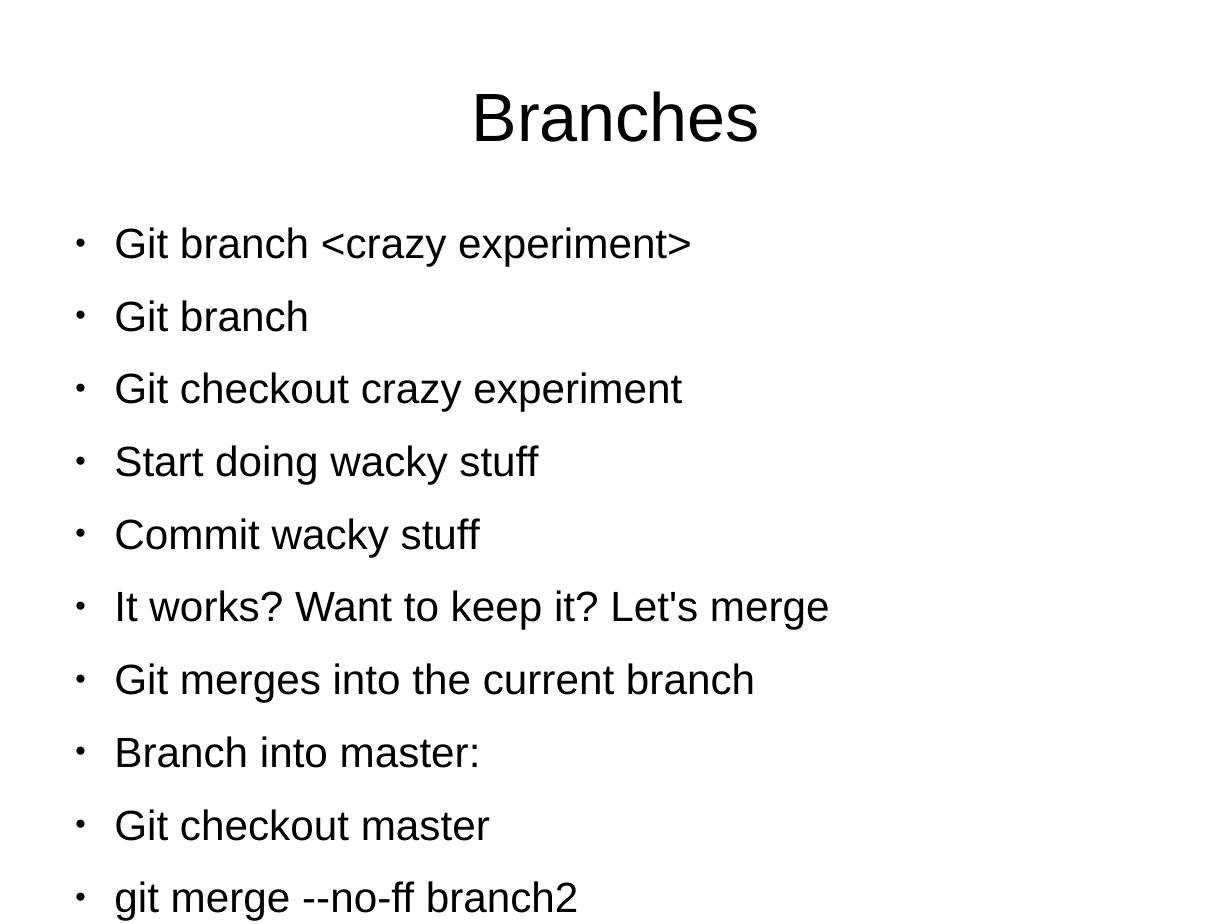
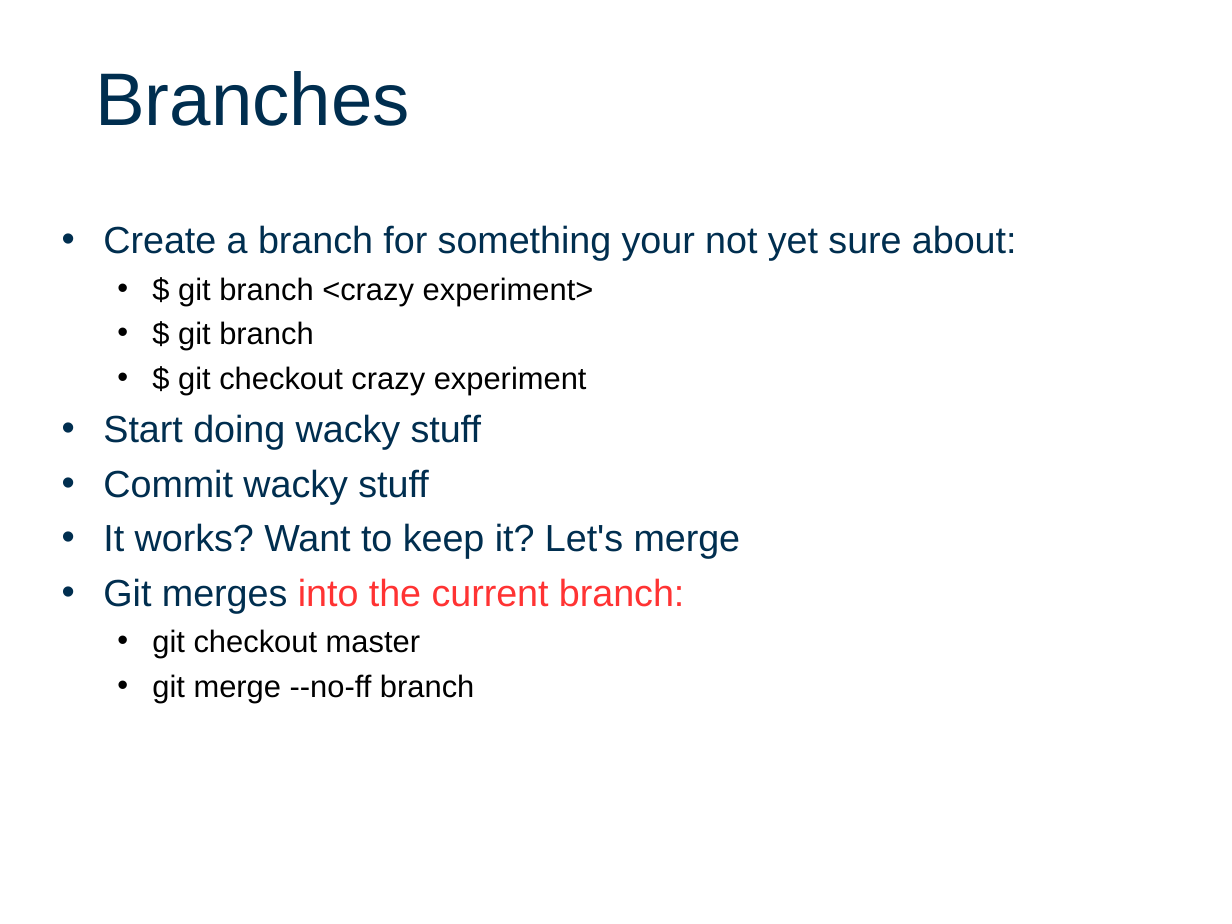
Before and after one commit to FineWilms/Workshop_github, a slide deck: slide 9 of intro2Git.odp. Drawn at 1232x924 pixels with LibreOffice and Linux fonts; fonts in the diff are those of the drawing; background and template pictures are left out. Boxes give left, top, right and bottom in pixels: in the first picture for what was removed or moved away, otherwise in the second. Text is boxed around its words. In the diff, an @@ line names an element or a change of style, - is before the commit and + after.

```diff
--- a/intro2Git.odp
+++ b/intro2Git.odp
@@ title "Branches": place and size @@
-title "Branches" at box(472, 91, 760, 142)
+title "Branches" at box(95, 71, 410, 126)
@@ title "Branches" at box(95, 71, 410, 126): size 44 to 48 pt, text colour #000000 to #002E4F; alignment centre to left; vertical alignment middle to top @@
@@ text at box(103, 225, 1017, 394): text changed; size 27.2 to 19.9 pt @@
-● Git branch <crazy experiment>
-● Git branch
-● Git checkout crazy experiment
+• Create a branch for something your not yet sure about:
+  • $ git branch <crazy experiment>
+  • $ git branch
+  • $ git checkout crazy experiment
@@ text at box(103, 414, 741, 559): size 27.2 to 24.3 pt, text colour #000000 to #002E4F in "Start doing wacky stuff", "Commit wacky stuff", "It works? Want to keep it? Let's ..."; bullet ● to •; less space between paragraphs @@
@@ text at box(103, 578, 684, 702): text changed; size 27.2 to 19.9 pt @@
-● Git merges into the current branch
-● Branch into master:
-● Git checkout master
-● git merge --no-ff branch2
+• Git merges into the current branch:
+  • git checkout master
+  • git merge --no-ff branch
```
Also in this commit, not shown: 11 other slides changed.
